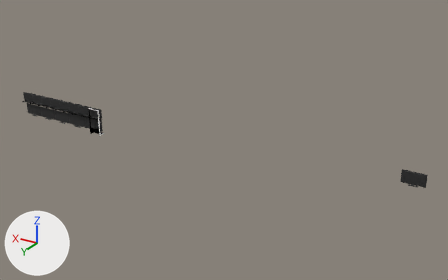
An edit to the glTF model TV.glb, drawn before and after from the same camera.
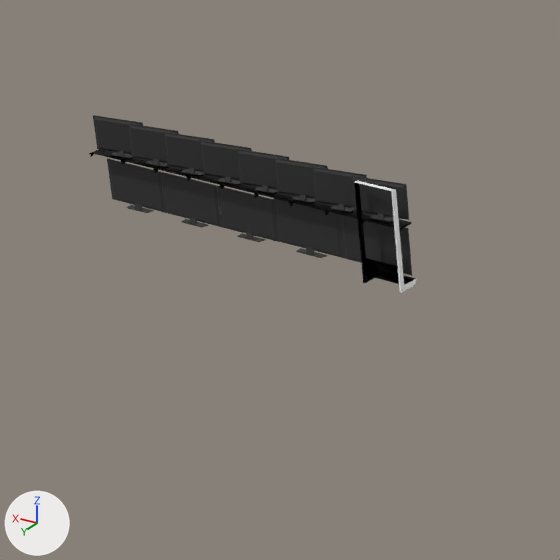
The first picture shows the older version from a 50 mm camera at (-37.6, 36.1, 20.3) aimed at (-13.5, -4.0, 0.2). The close-ups show the older and then the newer version on the part from 0% to 31% of the width and 23% to 72% of the height of that picture. Only the edits that show in the close-ups are written down. Every picture has the same lights, and +X, +Y and +Z are marked at lower left. Where no turn or scale is listed for an object, it has been applied to the vertices. Vertices at exactly the same position are counted once.

Script lines for the objects in view, before the commit:
```python
me_plane_011 = bpy.data.meshes.new('Plane.011')
me_plane_011.from_pydata(...)  # 1898 vertices, 4069 faces; spans x -9.04..-7.98, y -0.44..0.07, z 0.0..2.27
# faces by material slot: [4057, 12]
me_plane_011.materials.append(mat_white_iron)  # black #010101
me_plane_011.materials.append(mat_metal)  # white #ffffff
me_scene_007 = bpy.data.meshes.new('Scene.007')
me_scene_007.from_pydata(...)  # 44 vertices, 68 faces; spans x -0.95..0.95, y -0.09..0.09, z 0.0..1.16
me_scene_007.materials.append(mat_м_tv)  # picture img_t_tv
me_scene_011 = bpy.data.meshes.new('Scene.011')
me_scene_011.from_pydata(...)  # 44 vertices, 68 faces; spans x -0.85..0.85, y -0.09..0.09, z 0.0..1.06
me_scene_011.materials.append(mat_м_tv)  # picture img_t_tv
ob_tv_60__28__007 = bpy.data.objects.new('TV_60__28_.007', me_scene_007)
ob_tv_60__28__007.location = (-1.05, -0.2, 0.14)
ob_tv_60__28__009 = bpy.data.objects.new('TV_60__28_.009', me_scene_011)
ob_tv_60__28__009.location = (2.43, -0.2, 0.14)
ob_основа_стеллажа_225 = bpy.data.objects.new('Основа стеллажа 225', me_plane_011)
ob_основа_стеллажа_225.location = (5.09, 0.14, 0.0)
# also in view: 'TV_60__28_.002' at (0.5, -0.1, 1.8); 'TV_60__28_.001' at (0.7, -0.2, 0.7); 'TV_60__28_' at (-2.9, -0.2, 0.7); 'Полка 40' at (0.6, -0.1, 1.4); 'TV_60__28_.010' at (4.1, -0.2, 0.7)
```
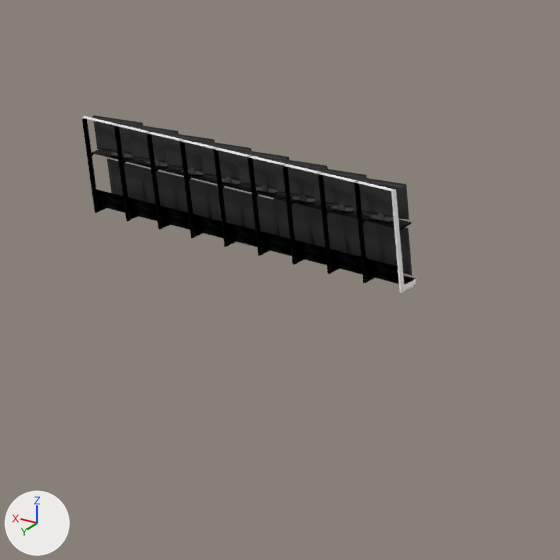
Changed parts and their boxes (x1, y1, x2, y2) in the close-ups (560 x 560 px):
'Основа стеллажа 225', reshaped (432% wider, 62% taller)
    before: (354, 181, 416, 285)
    after: (82, 116, 416, 285)
part 1 of me_plane_011, added
    after: (331, 258, 363, 275)
part 2 of me_plane_011, added
    after: (330, 249, 362, 266)
part 3 of me_plane_011, added (black)
    after: (318, 174, 332, 274)
part 4 of me_plane_011, added
    after: (296, 249, 327, 265)
part 5 of me_plane_011, added
    after: (295, 240, 326, 256)
part 6 of me_plane_011, added (black)
    after: (282, 165, 297, 265)
part 7 of me_plane_011, added
    after: (261, 240, 292, 256)
part 8 of me_plane_011, added
    after: (260, 231, 291, 247)
part 9 of me_plane_011, added (black)
    after: (247, 157, 263, 256)
part 10 of me_plane_011, added
    after: (82, 116, 358, 247)

Edits to the bpy script that builds the scene:
```text
Change me_plane_011:
    used by ob_основа_стеллажа_225; location = (5.09, 0.14, 0.0)
    remove me_plane_011.from_pydata(...)  # 1898 vertices, 4069 faces; spans x -9.04..-7.98, y -0.44..0.07, z 0.0..2.27
    add me_plane_011.from_pydata(...)  # 17082 vertices, 36621 faces; spans x -9.04..0.05, y -0.44..0.07, z 0.0..2.27
    me_plane_011 part 1: a new loose piece, a box spanning x -8.0043..-7.0023, y -0.0391..-0.0323, z 0.1341..0.334, in mat_white_iron (black #010101)
    me_plane_011 part 2: a new loose piece, a box spanning x -8.0043..-7.0023, y -0.0391..-0.0323, z 0.336..0.5359, in mat_white_iron (black #010101)
    me_plane_011 part 3: the loose piece of 1472 vertices spanning x -8.03..-7.98, y -0.03..0.07, z 0.0..2.26 is copied, and the copy is moved by (1.0, 0.0, 0.0); it spans x -7.03..-6.98, y -0.03..0.07, z 0.0..2.26
    me_plane_011 part 4: a new loose piece, a box spanning x -7.0001..-5.9981, y -0.0391..-0.0323, z 0.1341..0.334, in mat_white_iron (black #010101)
    me_plane_011 part 5: a new loose piece, a box spanning x -7.0001..-5.9981, y -0.0391..-0.0323, z 0.336..0.5359, in mat_white_iron (black #010101)
    me_plane_011 part 6: the loose piece of 1472 vertices spanning x -8.03..-7.98, y -0.03..0.07, z 0.0..2.26 is copied, and the copy is moved by (2.01, 0.0, 0.0); it spans x -6.02..-5.97, y -0.03..0.07, z 0.0..2.26
    me_plane_011 part 7: a new loose piece, a box spanning x -5.9959..-4.9938, y -0.0391..-0.0323, z 0.1341..0.334, in mat_white_iron (black #010101)
    me_plane_011 part 8: a new loose piece, a box spanning x -5.9959..-4.9938, y -0.0391..-0.0323, z 0.336..0.5359, in mat_white_iron (black #010101)
    me_plane_011 part 9: the loose piece of 1472 vertices spanning x -8.03..-7.98, y -0.03..0.07, z 0.0..2.26 is copied, and the copy is moved by (3.01, 0.0, 0.0); it spans x -5.02..-4.97, y -0.03..0.07, z 0.0..2.26
    me_plane_011 part 10: 9514 vertices added at x -8.03..0.05, y -0.44..0.07, z 0.0..2.27
    other edits to the shape of me_plane_011 do not show in these pictures
```
